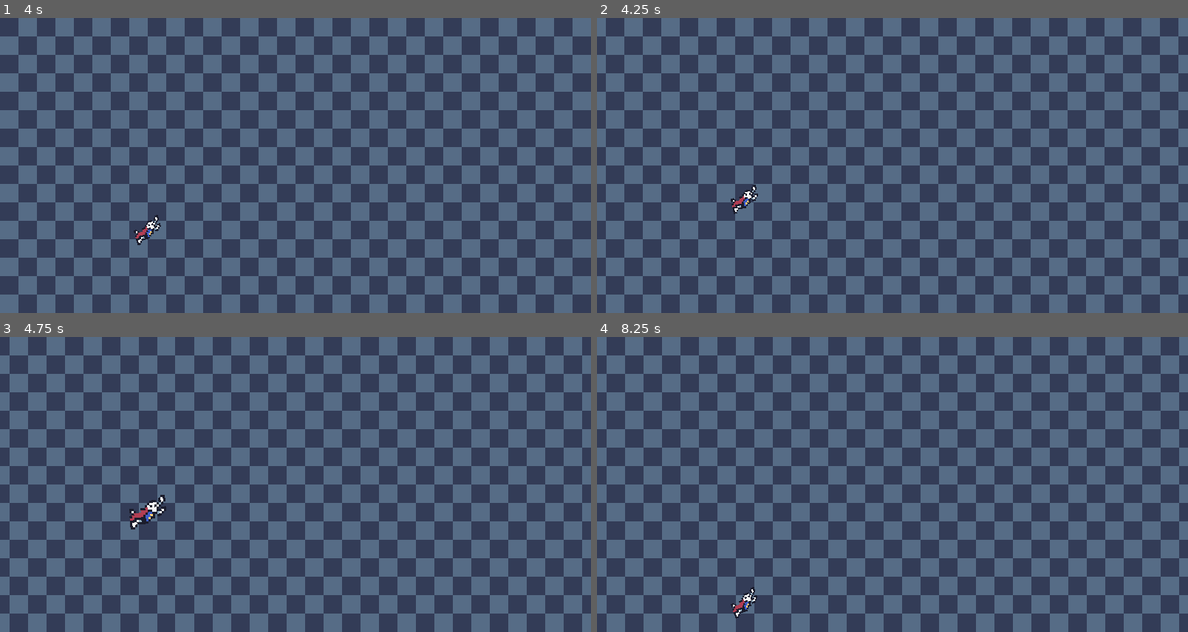
Above: before the commit, frames 1-4 (two rows, left to right).
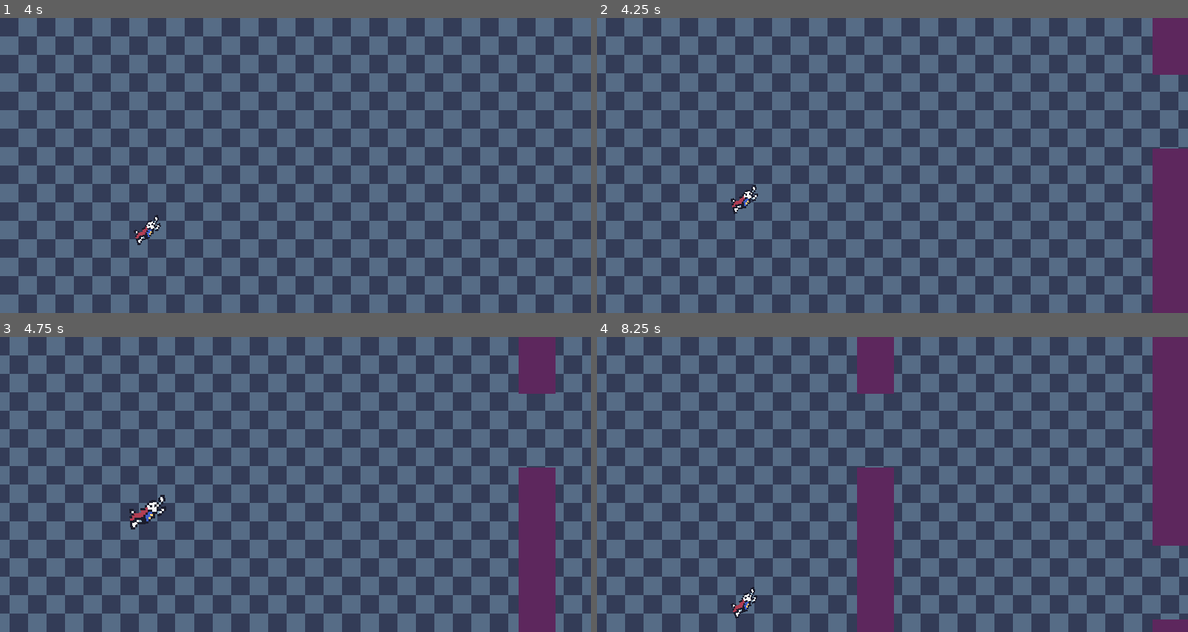
Above: after the commit, the same moments.

Repository: shadow-crafter/Super-Scale-Man
Game: Godot game, scene res://Scenes/game.tscn
The game is run twice, just before and just after one commit, with the same random seed, the same clock (stepped at 60 frames per second) and the same inputs.
Inputs (mouse positions are in pixels of both pictures, inside the frame that each line leads up to):
- Up to frame 1 (4 s): move the mouse to (425, 150) at 0.52 s; hold W (Move_up) 0.53-1.28 s; right-click (425, 150) at 0.6 s; move the mouse to (177, 180) at 1.27 s; hold S (Move_down) 1.28-2.03 s; click (177, 180) at 1.35 s; move the mouse to (354, 100) at 2.02 s; hold W (Move_up) 2.03-3.53 s; right-click (354, 100) at 2.1 s; move the mouse to (265, 224) at 2.77 s; click (265, 224) at 2.85 s; move the mouse to (472, 209) at 3.52 s; hold S (Move_down) from 3.53 s (still down); right-click (472, 209) at 3.6 s
- Up to frame 2 (4.25 s): keep holding S (Move_down)
- Up to frame 3 (4.75 s): keep holding S (Move_down); move the mouse to (118, 440) at 4.27 s; click (118, 440) at 4.35 s
- Up to frame 4 (8.25 s): move the mouse to (922, 484) at 5.02 s; right-click (922, 484) at 5.1 s; move the mouse to (803, 410) at 5.77 s; release S (Move_down) at 5.78 s; hold W (Move_up) 5.78-8.03 s; click (803, 410) at 5.85 s; move the mouse to (1022, 469) at 6.52 s; right-click (1022, 469) at 6.6 s; move the mouse to (774, 499) at 7.27 s; click (774, 499) at 7.35 s; move the mouse to (951, 419) at 8.02 s; hold S (Move_down) from 8.03 s (still down); right-click (951, 419) at 8.1 s

Frame 1 is identical in both runs. In frame 2, 4.5% of the frame differs, in the area x 94-100%, y 0-100%; in frame 3, 4.7%; in frame 4, 9.2%, in the area x 44-100%, y 0-100%.

Commit message:
Add segment logic
Started working on segment logic. They spawn and stuff now.
There will be variations with the scene instantiation and class extending.

Diff:
--- a/Resources/level_segment/level_segment.gd
+++ b/Resources/level_segment/level_segment.gd
@@ -1 +1,9 @@
-extends Node2D
+class_name LevelSegment extends Node2D
+
+@export var move_speed = 64.0
+
+func _physics_process(delta: float) -> void:
+	position.x -= move_speed * delta
+
+func _on_visible_on_screen_notifier_2d_screen_exited() -> void:
+	queue_free()
--- a/Resources/level_segment/level_segment.tscn
+++ b/Resources/level_segment/level_segment.tscn
@@ -10,3 +10,5 @@
 [node name="Area2D" type="Area2D" parent="."]
 
 [node name="VisibleOnScreenNotifier2D" type="VisibleOnScreenNotifier2D" parent="."]
+
+[connection signal="screen_exited" from="VisibleOnScreenNotifier2D" to="." method="_on_visible_on_screen_notifier_2d_screen_exited"]
--- a/Scenes/game.tscn
+++ b/Scenes/game.tscn
@@ -1,7 +1,8 @@
-[gd_scene load_steps=3 format=3 uid="uid://cdl6gdcyomj70"]
+[gd_scene load_steps=4 format=3 uid="uid://cdl6gdcyomj70"]
 
 [ext_resource type="Texture2D" uid="uid://chb3gndcy71f8" path="res://Assets/grid.png" id="1_mbgbp"]
 [ext_resource type="PackedScene" uid="uid://5n6urx74v1s6" path="res://Scenes/Player/player.tscn" id="2_svo5w"]
+[ext_resource type="PackedScene" uid="uid://bvxuo1xruaesu" path="res://Scenes/segment_spawner/segment_spawner.tscn" id="2_wsyxe"]
 
 [node name="Game" type="Node2D"]
 
@@ -16,5 +17,8 @@
 texture = ExtResource("1_mbgbp")
 centered = false
 
+[node name="Segment_Spawner" parent="." instance=ExtResource("2_wsyxe")]
+position = Vector2(512, 0)
+
 [node name="Player" parent="." instance=ExtResource("2_svo5w")]
 position = Vector2(128, 128)
--- /dev/null
+++ b/Scenes/level_segments/basic_segment.gd
@@ -0,0 +1,4 @@
+extends LevelSegment
+
+func _ready() -> void:
+	position += Vector2(0, randi_range(-128, 128))
--- /dev/null
+++ b/Scenes/level_segments/basic_segment.tscn
@@ -0,0 +1,25 @@
+[gd_scene load_steps=4 format=3 uid="uid://cxu5mt8s2poq4"]
+
+[ext_resource type="PackedScene" uid="uid://tw2cfj62ivwi" path="res://Resources/level_segment/level_segment.tscn" id="1_e0gdn"]
+[ext_resource type="Script" path="res://Scenes/level_segments/basic_segment.gd" id="2_qbglb"]
+[ext_resource type="Texture2D" uid="uid://bqwu4vf5w33hr" path="res://Assets/test_segment.png" id="2_td1qs"]
+
+[node name="BasicSegment" instance=ExtResource("1_e0gdn")]
+script = ExtResource("2_qbglb")
+
+[node name="Sprite2D" parent="." index="0"]
+texture = ExtResource("2_td1qs")
+
+[node name="Sprite2D2" type="Sprite2D" parent="." index="1"]
+position = Vector2(0, 256)
+rotation = 3.14159
+texture = ExtResource("2_td1qs")
+
+[node name="CollisionPolygon2D" type="CollisionPolygon2D" parent="Area2D" index="0"]
+polygon = PackedVector2Array(-16, 96, 16, 96, 16, -128, -16, -128)
+
+[node name="CollisionPolygon2D2" type="CollisionPolygon2D" parent="Area2D" index="1"]
+polygon = PackedVector2Array(-16, 160, 16, 160, 16, 384, -16, 384)
+
+[node name="VisibleOnScreenNotifier2D" parent="." index="3"]
+rect = Rect2(-32, 0, 64, 256)
--- /dev/null
+++ b/Scenes/segment_spawner/segment_spawner.gd
@@ -0,0 +1,19 @@
+extends Node2D
+
+@export var segments: Array[PackedScene]
+@export var spawn_cap: int = 3
+
+var spawned: int = 0
+
+@onready var spawn_delay_timer: Timer = $SpawnDelay
+
+func _on_spawn_delay_timeout() -> void:
+	if spawned < spawn_cap:
+		var segment_to_spawn: PackedScene = segments.pick_random()
+		var new_segment = segment_to_spawn.instantiate()
+		add_child(new_segment)
+		spawned += 1
+
+		await new_segment.tree_exited
+
+		spawned -= 1
--- /dev/null
+++ b/Scenes/segment_spawner/segment_spawner.tscn
@@ -0,0 +1,14 @@
+[gd_scene load_steps=3 format=3 uid="uid://bvxuo1xruaesu"]
+
+[ext_resource type="Script" path="res://Scenes/segment_spawner/segment_spawner.gd" id="1_322sk"]
+[ext_resource type="PackedScene" uid="uid://cxu5mt8s2poq4" path="res://Scenes/level_segments/basic_segment.tscn" id="2_dcs1n"]
+
+[node name="Segment_Spawner" type="Node2D"]
+script = ExtResource("1_322sk")
+segments = Array[PackedScene]([ExtResource("2_dcs1n")])
+
+[node name="SpawnDelay" type="Timer" parent="."]
+wait_time = 4.0
+autostart = true
+
+[connection signal="timeout" from="SpawnDelay" to="." method="_on_spawn_delay_timeout"]
Binary file added: Assets/test_segment.png
Not shown, added: Assets/test_segment.png.import
